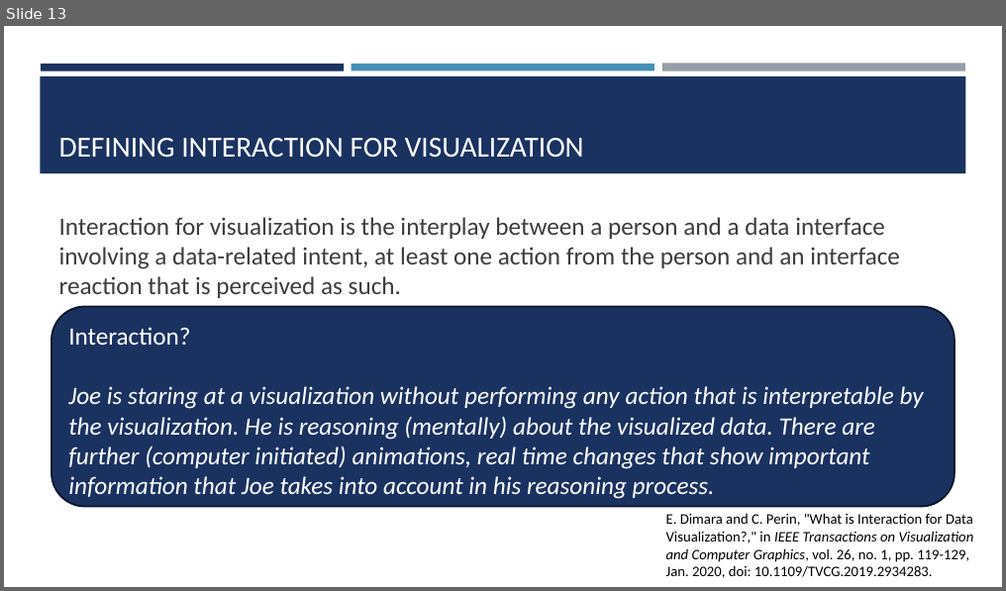
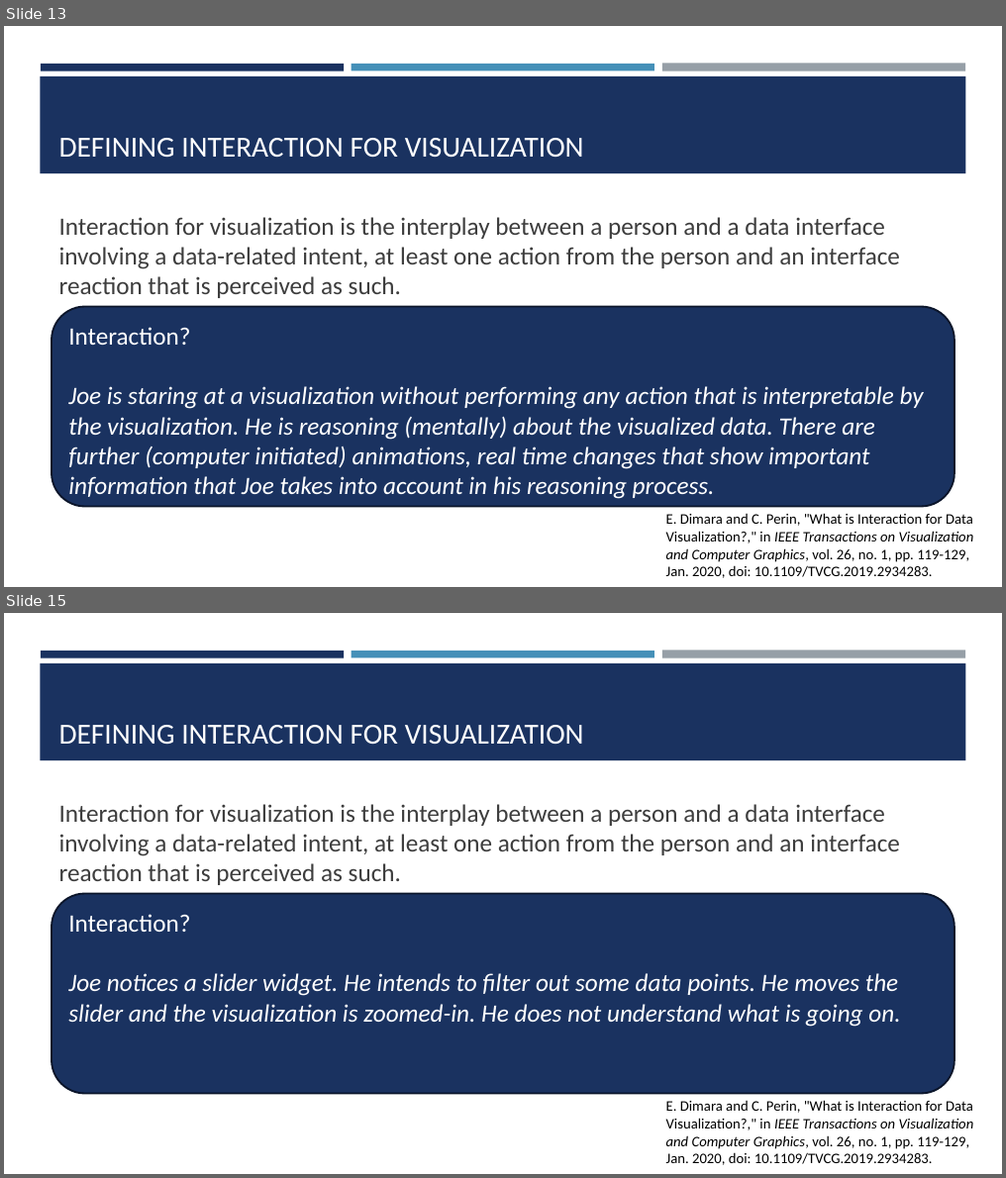
Before and after one commit to amosca01/SDS-CSC235, a slide deck: slides/05-interaction.pptx. Shown one above the other, each under a label of ours: slide 13 before the commit, slides 13 and 15 after it; the slides between them are not shown. The pictures are 1006x591 and 1006x1178 pixels, drawn with LibreOffice and Linux fonts; fonts in the diff are those of the drawing. Boxes give left, top, right and bottom in pixels: in the first picture for what was removed or moved away, otherwise in the second. Text is boxed around its words. In the diff, an @@ line names an element or a change of style, - is before the commit and + after.

Commit message:
interaction

```diff
--- a/slides/05-interaction.pptx
+++ b/slides/05-interaction.pptx
@@ slide 15 added at (x1=4, y1=613, x2=1002, y2=1174), background #FFFFFF; not listed: 4 template elements that a slide beside it also shows @@
@@ title added at (x1=59, y1=725, x2=584, y2=745), 28 pt, text #FFFFFF @@
+DEFINING INTERACTION FOR VISUALIZATION
@@ text added at (x1=59, y1=804, x2=900, y2=885), 24 pt, text #3D3D3D @@
+Interaction for visualization is the interplay between a person and a data interface involving a data-related intent, at least one action from the person and an interface reaction that is perceived as such.
@@ rounded rectangle added at (x1=52, y1=894, x2=954, y2=1093), fill #1A3260, outline #0B162A 1.75 pt, 24 pt, text #FFFFFF, italic @@
+Interaction?
+Joe notices a slider widget. He intends to filter out some data points. He moves the slider and the visualization is zoomed-in. He does not understand what is going on.
@@ text added at (x1=666, y1=1100, x2=974, y2=1165), 14 pt, text #000000 @@
+E. Dimara and C. Perin, "What is Interaction for Data Visualization?," in IEEE Transactions on Visualization and Computer Graphics, vol. 26, no. 1, pp. 119-129, Jan. 2020, doi: 10.1109/TVCG.2019.2934283.
```
Also in this commit, not shown: 1 slide changed, 13 other slides added, 5 other files.
